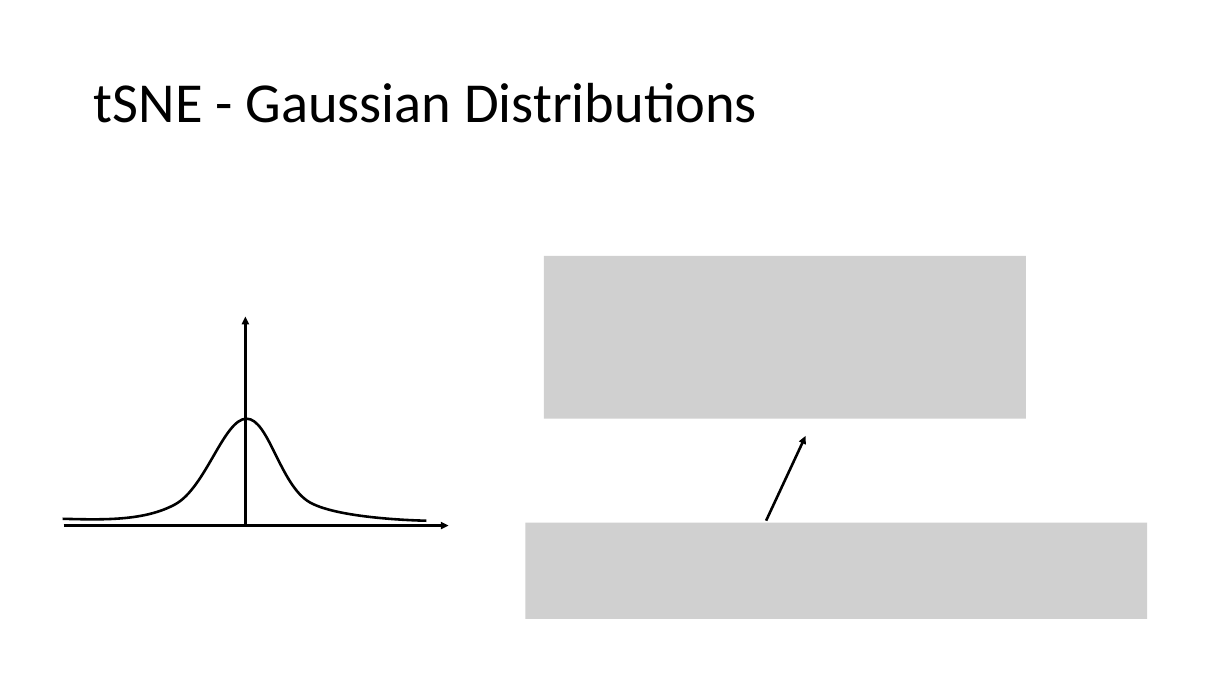
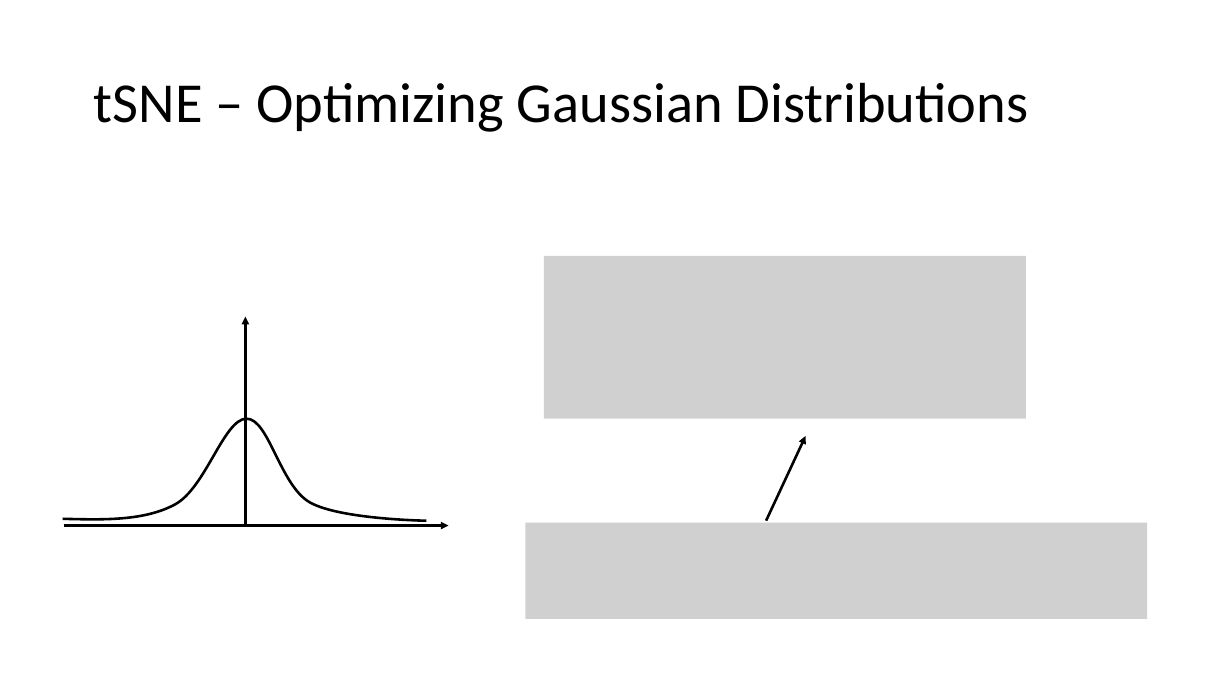
Before and after one commit to AnabelSMRuggiero/Dimensionality-Reduction-Tutorial, a slide deck: slide 20 of Presentation/Dimensionality-Reduction.pptm (slide 16 before the commit). Drawn at 1232x693 pixels with LibreOffice and Linux fonts; fonts in the diff are those of the drawing; grey boxes stand for pictures. Boxes give left, top, right and bottom in pixels: in the first picture for what was removed or moved away, otherwise in the second. Text is boxed around its words. In the diff, an @@ line names an element or a change of style, - is before the commit and + after.

```diff
--- a/Presentation/Dimensionality-Reduction.pptm
+++ b/Presentation/Dimensionality-Reduction.pptm
@@ title at bbox=[94, 82, 1029, 132]: text changed @@
-tSNE - Gaussian Distributions
+tSNE – Optimizing Gaussian Distributions
```
Also in this commit, not shown: 3 other slides changed, 9 slides added, 3 other files.
